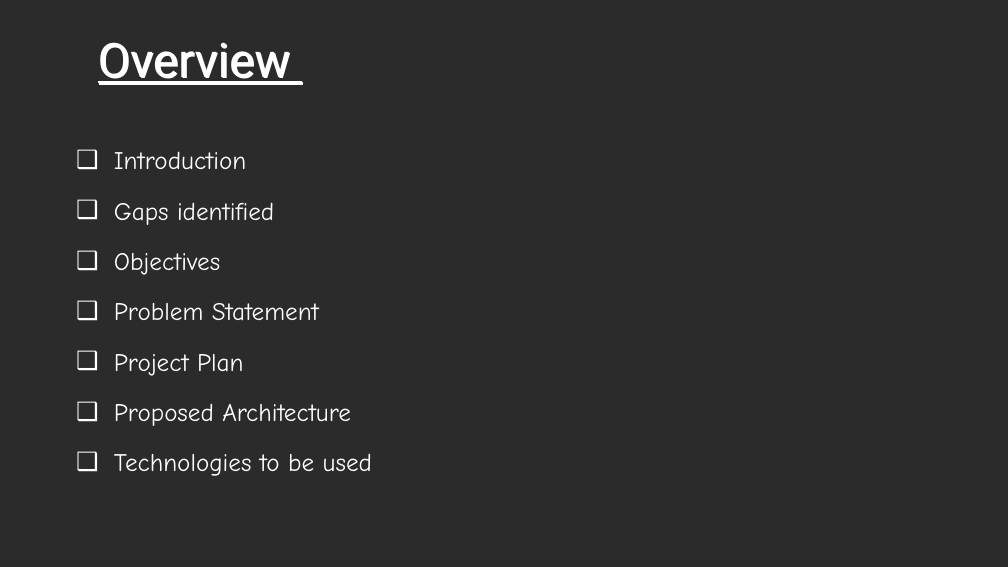
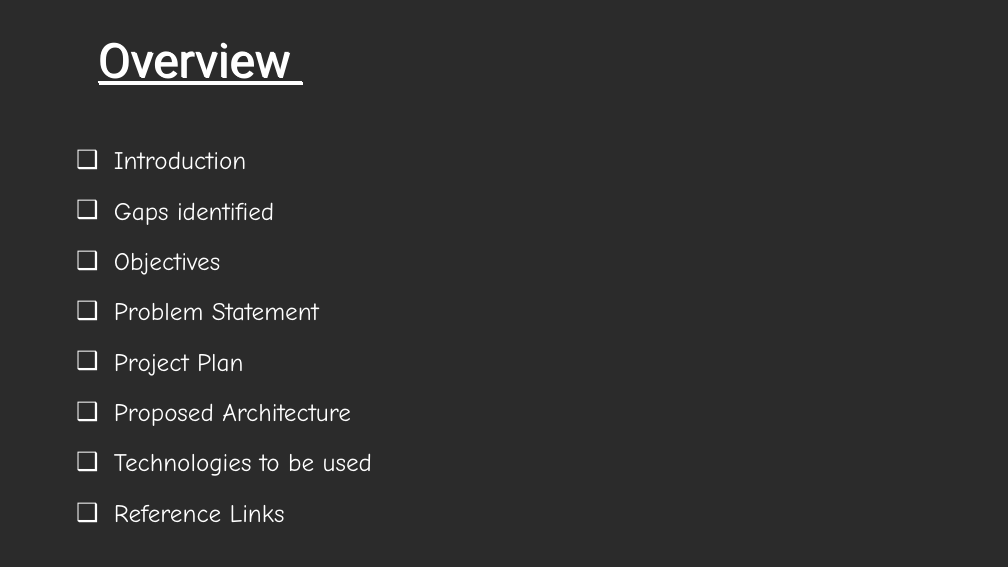
Before and after one commit to Sahithya132002/Final-Year-Project, a slide deck: slide 2 of Review 1.pptx. Drawn at 1008x567 pixels with LibreOffice and Linux fonts; fonts in the diff are those of the drawing; background and template pictures are left out; a plain dark background stands for a picture behind light text. Boxes give left, top, right and bottom in pixels: in the first picture for what was removed or moved away, otherwise in the second. Text is boxed around its words. In the diff, an @@ line names an element or a change of style, - is before the commit and + after.

```diff
--- a/Review 1.pptx
+++ b/Review 1.pptx
@@ text at box(114, 505, 285, 522): paragraph added @@
+❑ Reference Links
```
Also in this commit, not shown: 2 other slides changed, 1 slide added, 20 other files.
